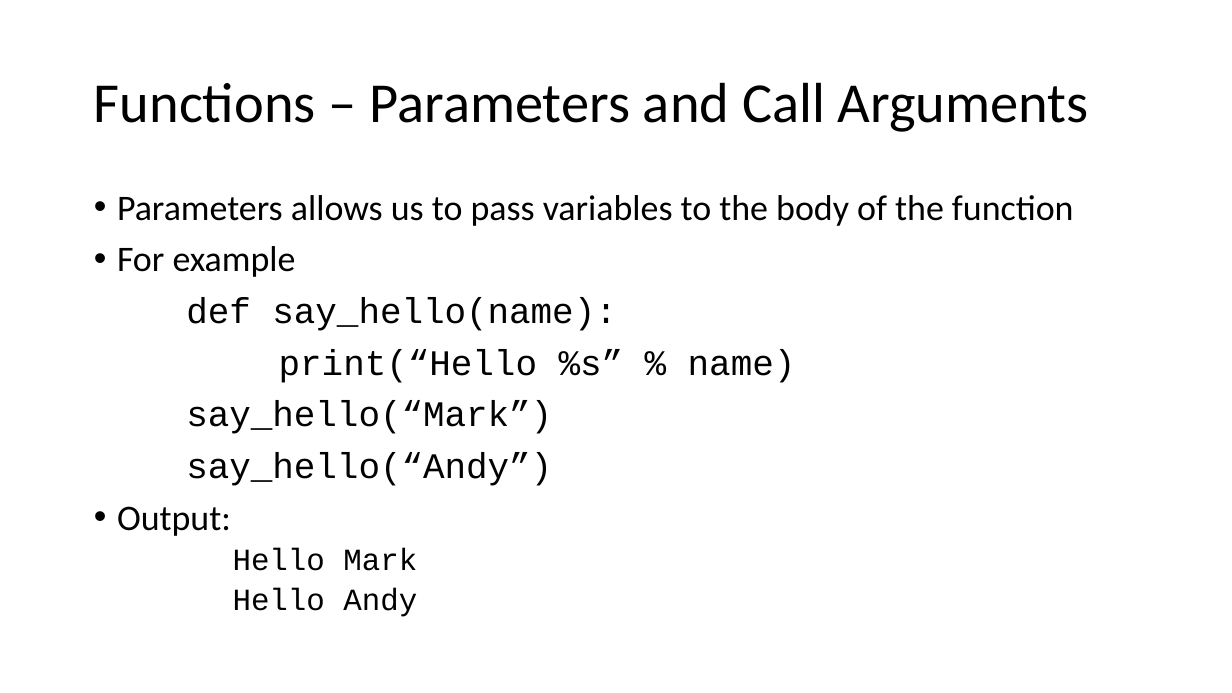
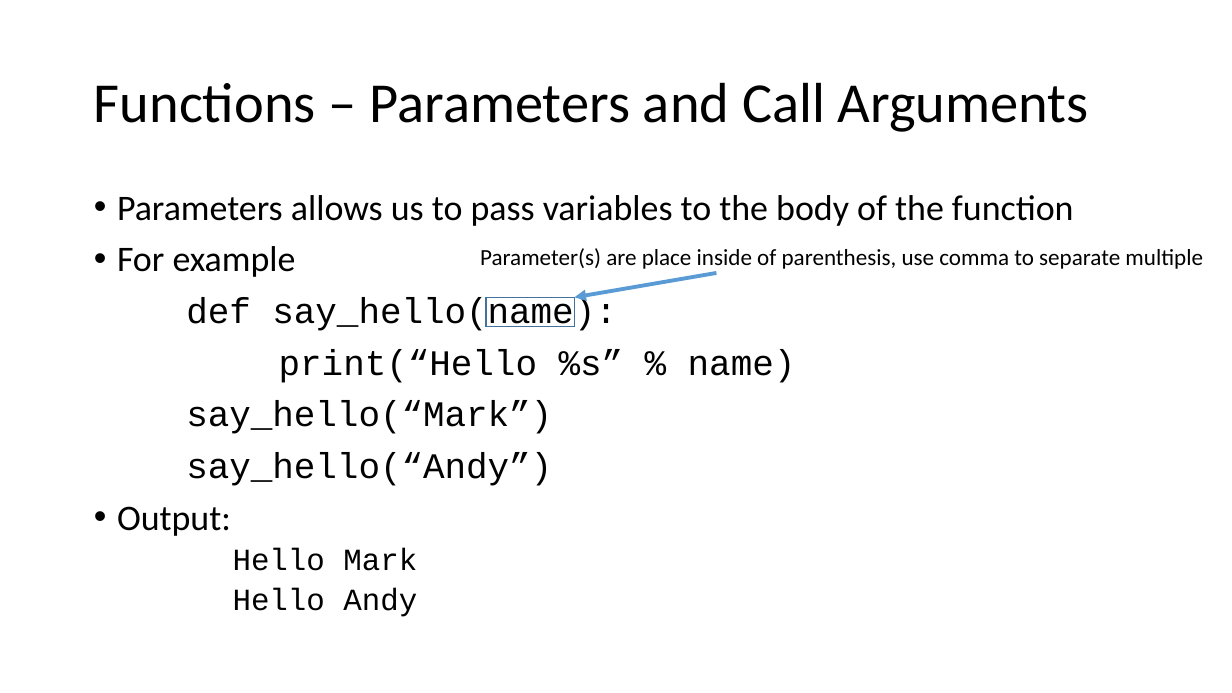
Before and after one commit to Cheltenham-Hackspace/hackspace_python, a slide deck: slide 5 of slides/HackSpace Python - week 4.pptx. Drawn at 1232x693 pixels with LibreOffice and Linux fonts; fonts in the diff are those of the drawing. Boxes give left, top, right and bottom in pixels: in the first picture for what was removed or moved away, otherwise in the second. Text is boxed around its words. In the diff, an @@ line names an element or a change of style, - is before the commit and + after.

```diff
--- a/slides/HackSpace Python - week 4.pptx
+++ b/slides/HackSpace Python - week 4.pptx
@@ text added at [480, 248, 1203, 269], 18 pt, text #000000 @@
+Parameter(s) are place inside of parenthesis, use comma to separate multiple
@@ rectangle added at [486, 298, 575, 327], outline #43739E 1 pt @@
@@ arrow added from (716, 273) to (575, 298), #5B9BD5 3 pt @@
```
Also in this commit, not shown: 2 other slides changed, 1 other file.
